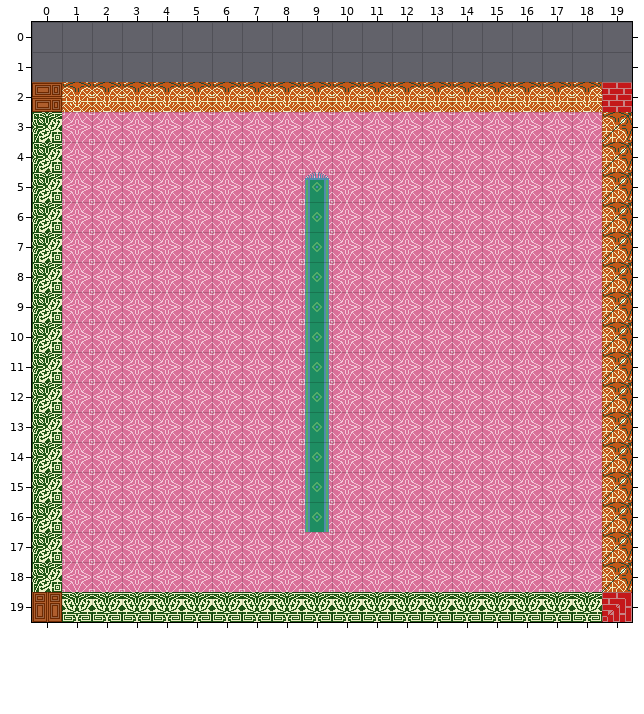
Two versions of a level (Tiled map, src/testMap.tmx). That is the earlier state.
Cells are 30x30 px. Shown: x 0..19, y 0..19. Tiles whose own drawing changed are shown in their newer look in all pictures.
The result:
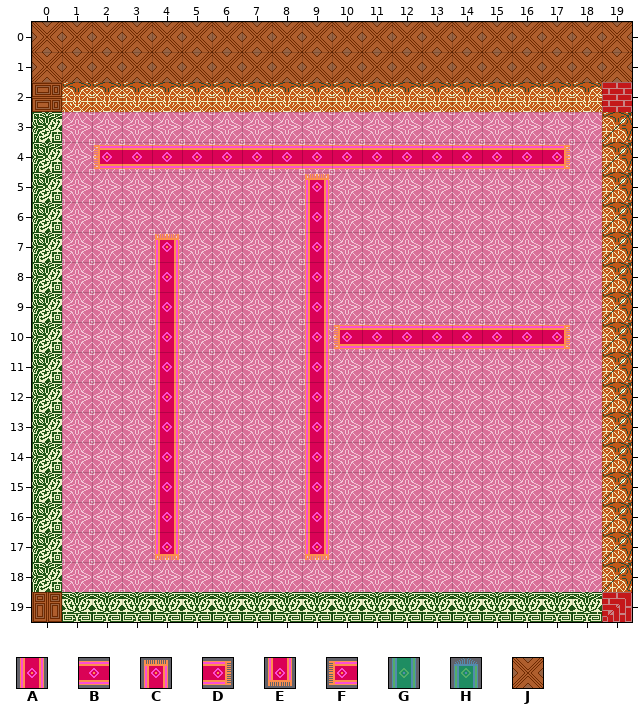
Key: from "carpet1": A 0, B 1, C 2, D 3, E 4, F 5; from "carpet2": G 0, H 2; from "carrelage": J 0.
_ is an empty cell, . an unchanged one.
From old to new:
--- layer "sol"
@@ x 0..19 @@
- 0 ____________________
- 1 ____________________
+ 0 JJJJJJJJJJJJJJJJJJJJ
+ 1 JJJJJJJJJJJJJJJJJJJJ
--- layer "tapis"
@@ x 2..17 @@
- 4 ________________
- 5 .......H........
- 6 .......G........
- 7 .._....G........
- 8 .._....G........
- 9 .._....G........
-10 .._....G________
-11 .._....G........
-12 .._....G........
-13 .._....G........
-14 .._....G........
-15 .._....G........
-16 .._....G........
-17 .._...._........
+ 4 FBBBBBBBBBBBBBBD
+ 5 .......C........
+ 6 .......A........
+ 7 ..C....A........
+ 8 ..A....A........
+ 9 ..A....A........
+10 ..A....AFBBBBBBD
+11 ..A....A........
+12 ..A....A........
+13 ..A....A........
+14 ..A....A........
+15 ..A....A........
+16 ..A....A........
+17 ..E....E........
Pixel boxes of the changes (left, top, right, bottom) in both pictures:
added: (32, 22, 632, 82)
changed: (94, 145, 570, 560)
